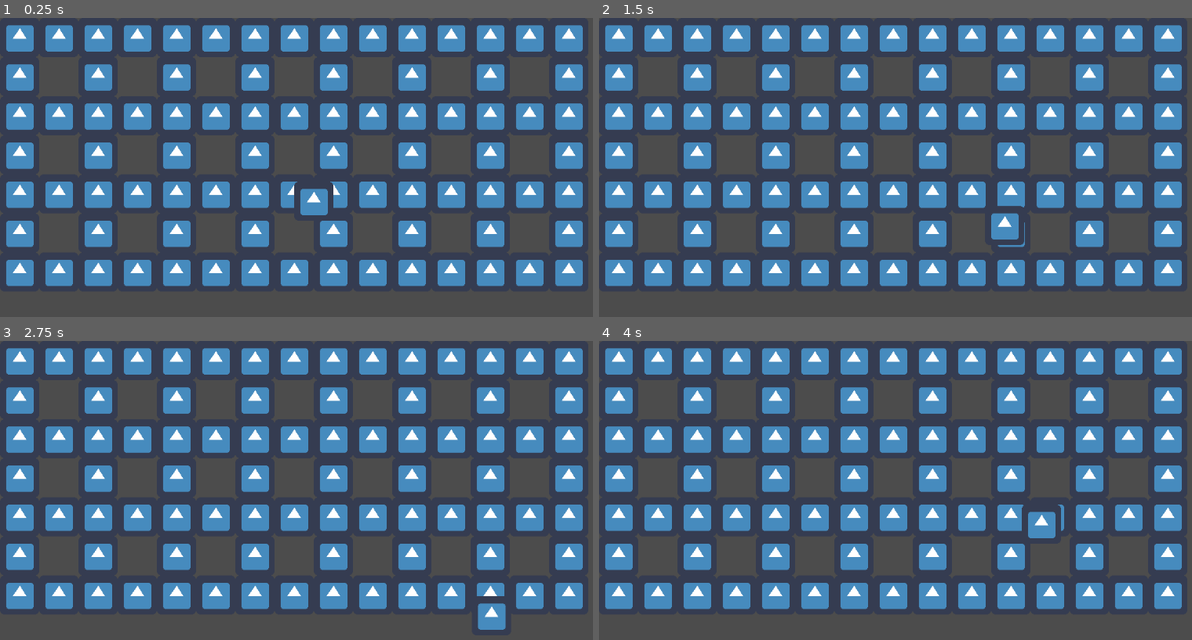
Above: before the commit, frames 1-4 (two rows, left to right).
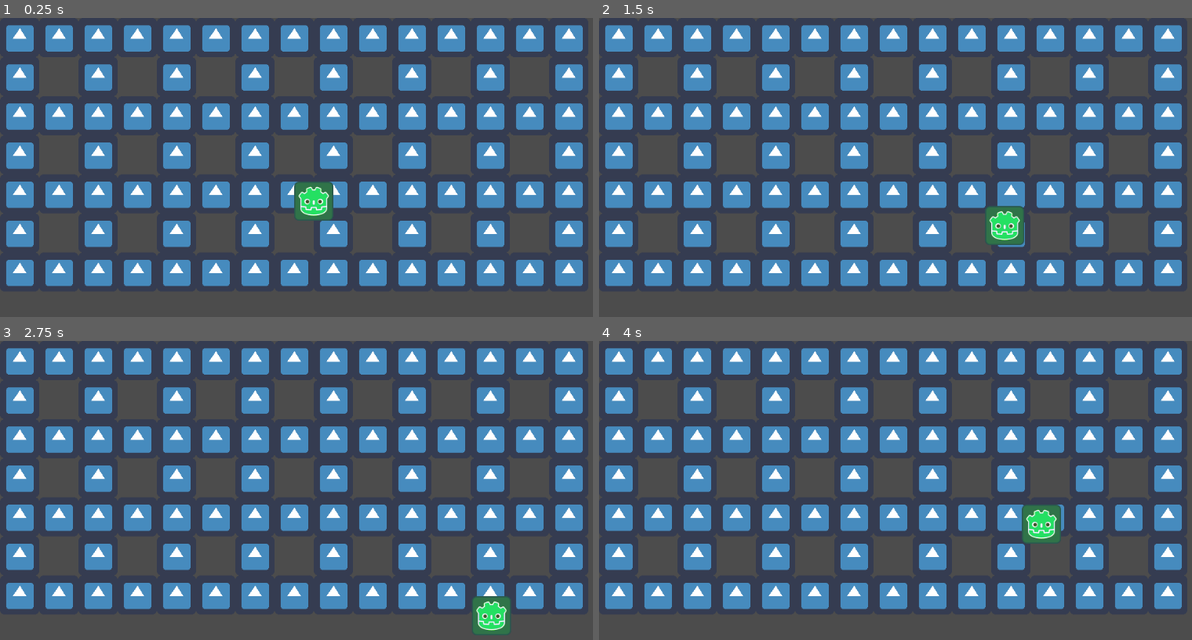
Above: after the commit, the same moments.

Repository: bziemons/zombie-prototype
Game: Godot game, scene res://WorldMap.tscn
Same seed, same stepped clock (60 frames per second), same inputs: the game is played once before the commit and once after it. Before the commit the project starts from res://MapScene.tscn. The engine's default icon, where the game draws it, is replaced by a stand-in: a white triangle on a blue panel in a dark square.
Inputs (mouse positions are in pixels of both pictures, inside the frame that each line leads up to):
- Up to frame 1 (0.25 s): no input
- Up to frame 2 (1.5 s): tap Enter at 0.5 s; move the mouse to (1049, 182) at 0.52 s; hold Right (ui_right) 0.53-1.28 s; click (1049, 182) at 0.67 s; move the mouse to (788, 218) at 1.27 s; hold Down (ui_down) from 1.28 s (still down); click (788, 218) at 1.42 s
- Up to frame 3 (2.75 s): move the mouse to (373, 442) at 2.02 s; release Down (ui_down) at 2.03 s; hold Right (ui_right) from 2.03 s (still down); click (373, 442) at 2.17 s
- Up to frame 4 (4 s): move the mouse to (883, 598) at 2.77 s; release Right (ui_right) at 2.78 s; hold Up (ui_up) 2.78-3.53 s; click (883, 598) at 2.92 s; move the mouse to (1103, 580) at 3.52 s; hold Left (ui_left) from 3.53 s (still down); click (1103, 580) at 3.67 s

The runs differ from the first frame. In frame 1, 0.9% of the frame differs, in the area x 49-57%, y 54-68%; in frame 2, 0.8%; in frame 3, 0.8%; in frame 4, 0.9%.

Commit message:
Rename world map, add player move per double-click

Diff:
--- a/MapScene.gd
+++ /dev/null
@@ -1 +0,0 @@
-extends Node2D
--- a/Player.tscn
+++ b/Player.tscn
@@ -1,7 +1,7 @@
 [gd_scene load_steps=4 format=2]
 
 [ext_resource path="res://Player.gd" type="Script" id=1]
-[ext_resource path="res://icon.png" type="Texture" id=2]
+[ext_resource path="res://player.png" type="Texture" id=2]
 
 [sub_resource type="RectangleShape2D" id=1]
 extents = Vector2( 31.8406, 32.1157 )
--- /dev/null
+++ b/WorldMap.gd
@@ -0,0 +1,8 @@
+extends TileMap
+
+func _input(event):
+	if event is InputEventMouseButton:
+		if event.doubleclick:
+			var map_position = world_to_map(event.position)
+			if get_cellv(map_position) != INVALID_CELL:
+				get_node("Player").position = map_to_world(map_position)
--- a/MapScene.tscn
+++ b/WorldMap.tscn
@@ -1,7 +1,7 @@
 [gd_scene load_steps=5 format=2]
 
 [ext_resource path="res://icon.png" type="Texture" id=1]
-[ext_resource path="res://MapScene.gd" type="Script" id=2]
+[ext_resource path="res://WorldMap.gd" type="Script" id=2]
 [ext_resource path="res://Player.tscn" type="PackedScene" id=3]
 
 [sub_resource type="TileSet" id=1]
@@ -16,7 +16,7 @@
 0/shapes = [  ]
 0/z_index = 0
 
-[node name="Node2D" type="TileMap"]
+[node name="WorldTileMap" type="TileMap"]
 tile_set = SubResource( 1 )
 format = 1
 tile_data = PoolIntArray( 0, 0, 0, 1, 0, 0, 2, 0, 0, 3, 0, 0, 4, 0, 0, 5, 0, 0, 6, 0, 0, 7, 0, 0, 8, 0, 0, 9, 0, 0, 10, …(1005 unchanged characters)…
--- a/project.godot
+++ b/project.godot
@@ -16,7 +16,7 @@
 [application]
 
 config/name="Zombie Prototype"
-run/main_scene="res://MapScene.tscn"
+run/main_scene="res://WorldMap.tscn"
 config/icon="res://icon.png"
 
 [debug]
Binary file added: player.png
Not shown, added: player.png.import
